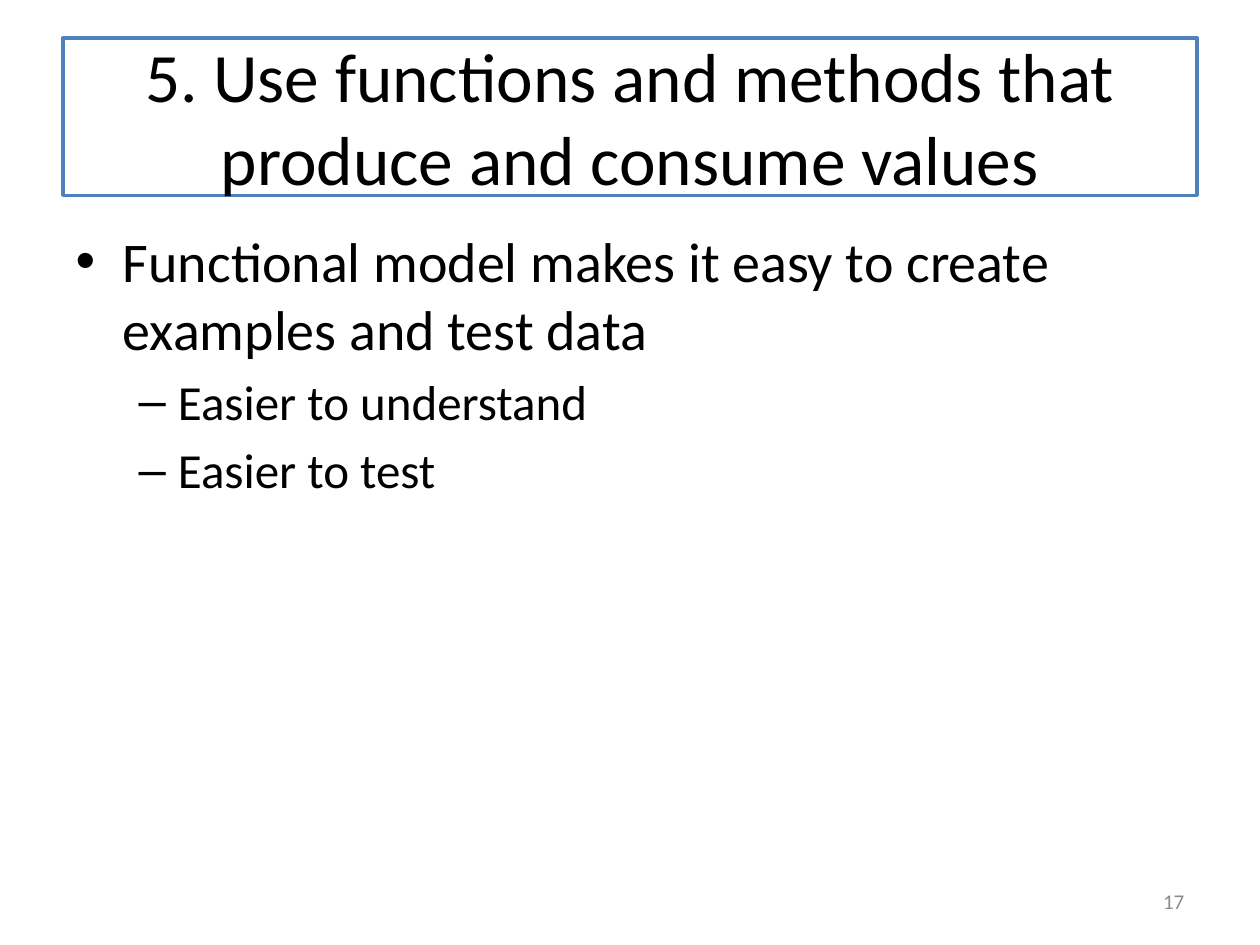
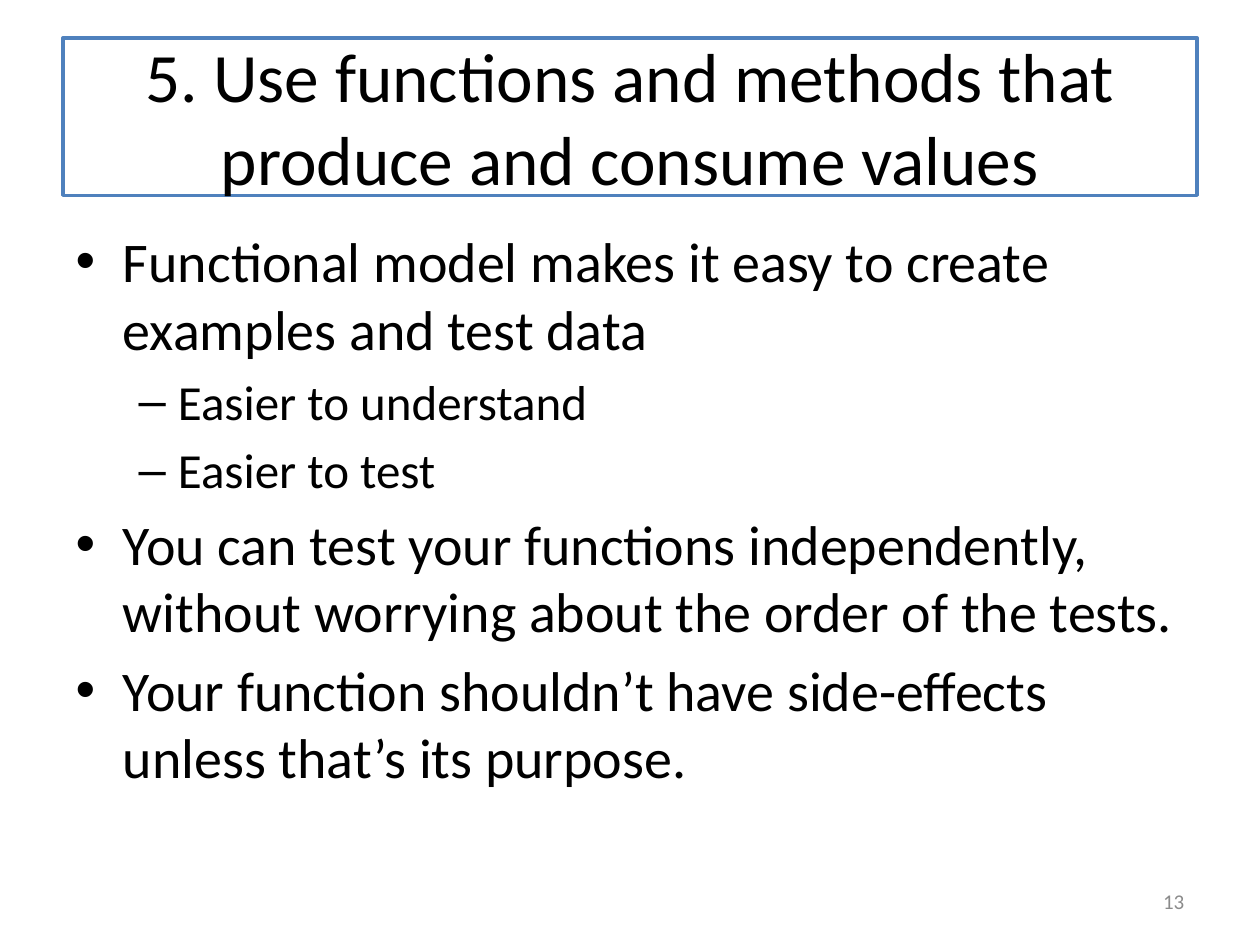
Before and after one commit to mwand/cs5010f17, a slide deck: slide 13 of Slides/Lesson 12.1 The Last Lecture.pptx (slide 17 before the commit). Drawn at 1260x945 pixels with LibreOffice and Linux fonts; fonts in the diff are those of the drawing. Boxes give left, top, right and bottom in pixels: in the first picture for what was removed or moved away, otherwise in the second. Text is boxed around its words. In the diff, an @@ line names an element or a change of style, - is before the commit and + after.

Commit message:
Lesson 12 ready for posting on test site

```diff
--- a/Slides/Lesson 12.1 The Last Lecture.pptx
+++ b/Slides/Lesson 12.1 The Last Lecture.pptx
@@ text at box(123, 526, 1172, 787): paragraphs added @@
+• You can test your functions independently, without worrying about the order of the tests.
+• Your function shouldn’t have side-effects unless that’s its purpose.
@@ page number at box(1163, 895, 1184, 909): text changed @@
-17
+13
```
Also in this commit, not shown: 10 other slides changed, 1 slide added, 7 slides removed, 3 other files.
